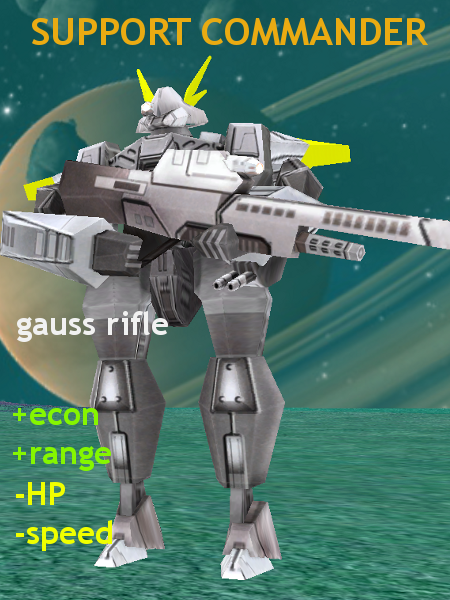
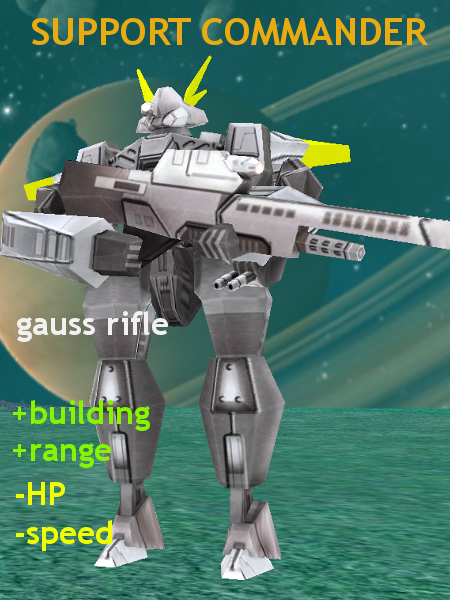
Before/after of a (450, 600) layered artwork. What changed in the layer stack:
renamed "+econ ..." to "+building ...", painted on it over <box>13,400,150,471</box>
